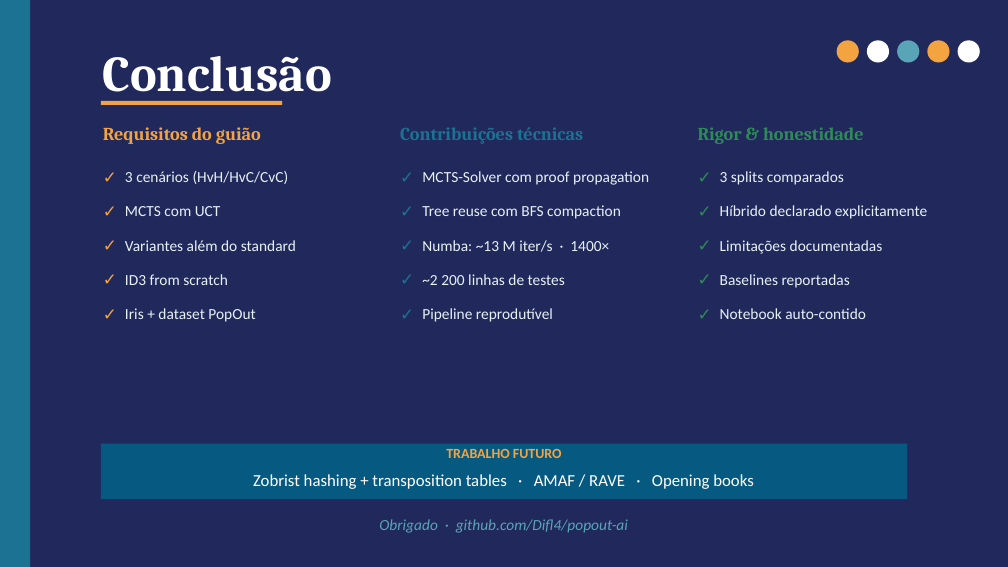
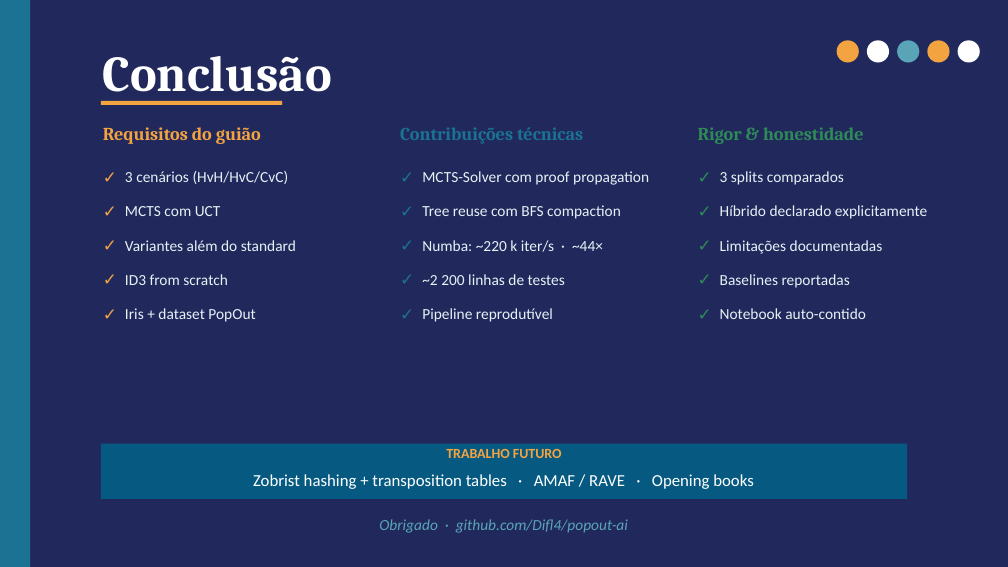
Before and after one commit to Difl4/popout-ai, a slide deck: slide 18 of docs/presentation.pptx. Drawn at 1008x567 pixels with LibreOffice and Linux fonts; fonts in the diff are those of the drawing. Boxes give left, top, right and bottom in pixels: in the first picture for what was removed or moved away, otherwise in the second. Text is boxed around its words. In the diff, an @@ line names an element or a change of style, - is before the commit and + after.

```diff
--- a/docs/presentation.pptx
+++ b/docs/presentation.pptx
@@ text at [422, 240, 603, 252]: text changed @@
-Numba: ~13 M iter/s · 1400×
+Numba: ~220 k iter/s · ~44×
```
Also in this commit, not shown: 4 other slides changed, 3 other files.
